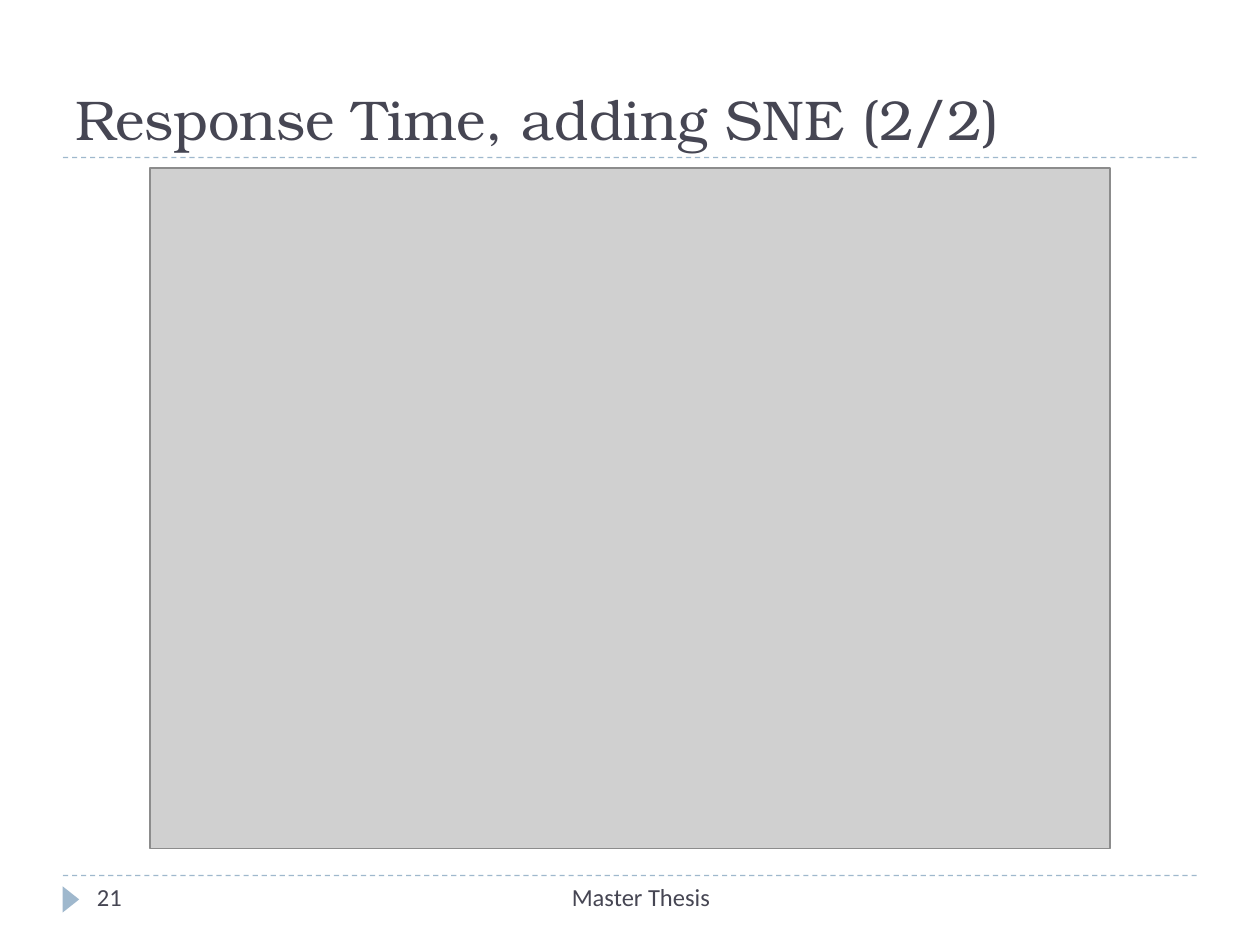
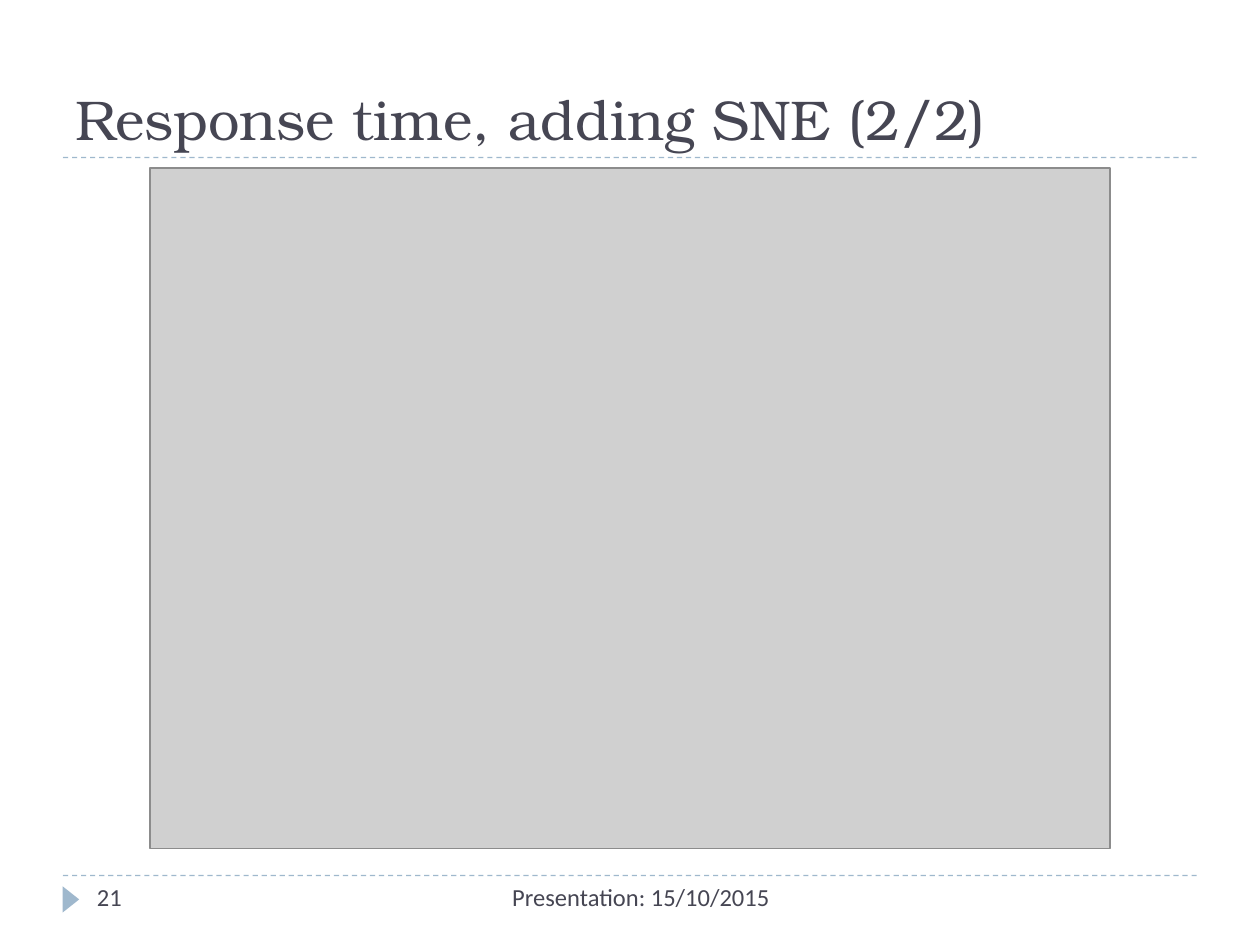
Before and after one commit to Christos-Papoulas/master_thesis, a slide deck: slide 21 of presentation/presentation.pptx. Drawn at 1260x945 pixels with LibreOffice and Linux fonts; fonts in the diff are those of the drawing; grey boxes stand for pictures. Boxes give left, top, right and bottom in pixels: in the first picture for what was removed or moved away, otherwise in the second. Text is boxed around its words. In the diff, an @@ line names an element or a change of style, - is before the commit and + after.

```diff
--- a/presentation/presentation.pptx
+++ b/presentation/presentation.pptx
@@ title at bbox=[75, 100, 986, 153]: text changed @@
-Response Time, adding SNE (2/2)
+Response time, adding SNE (2/2)
@@ text at bbox=[512, 889, 769, 907]: text changed @@
-Master Thesis
+Presentation: 15/10/2015
```
Also in this commit, not shown: 25 other slides changed, 1 other file.
